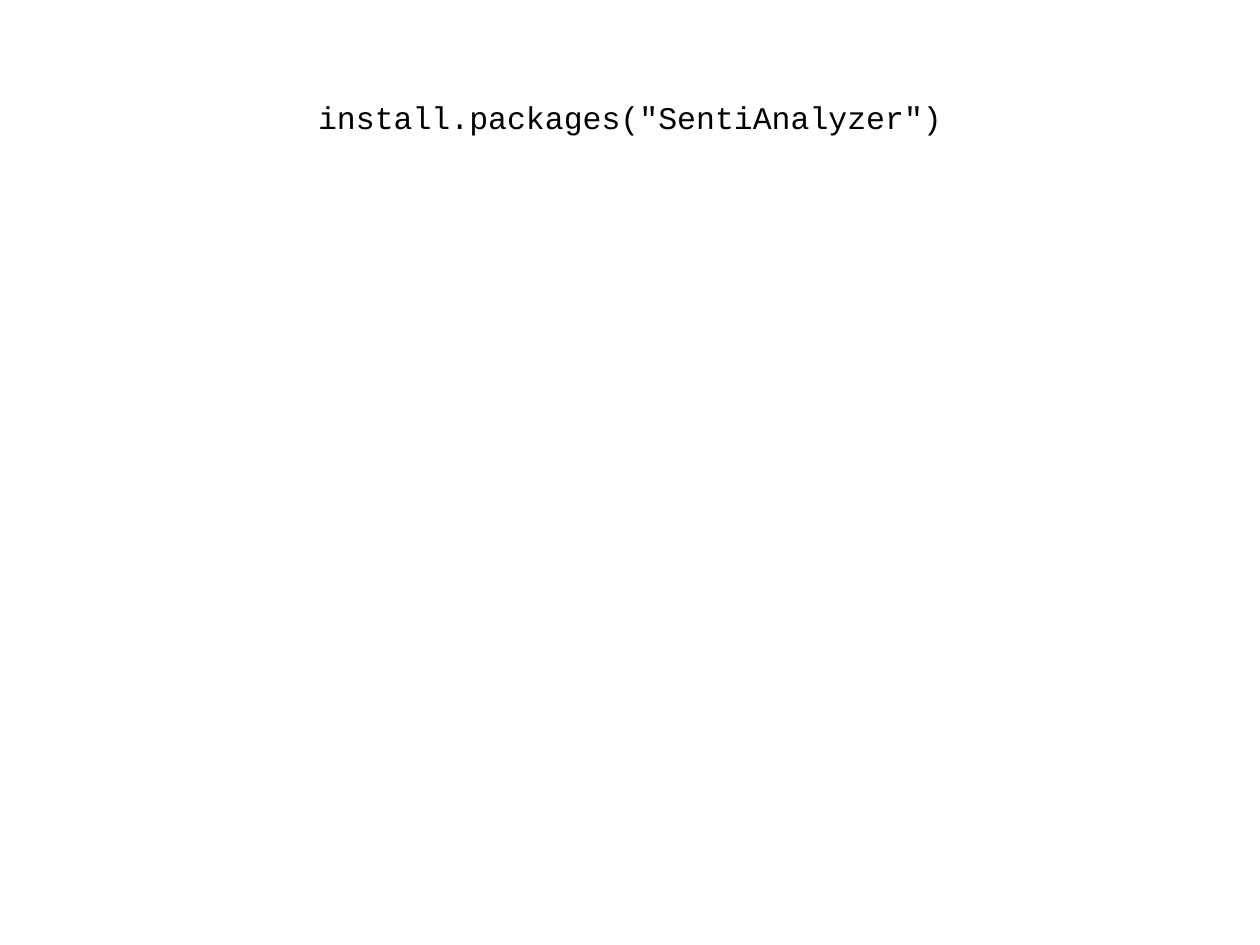
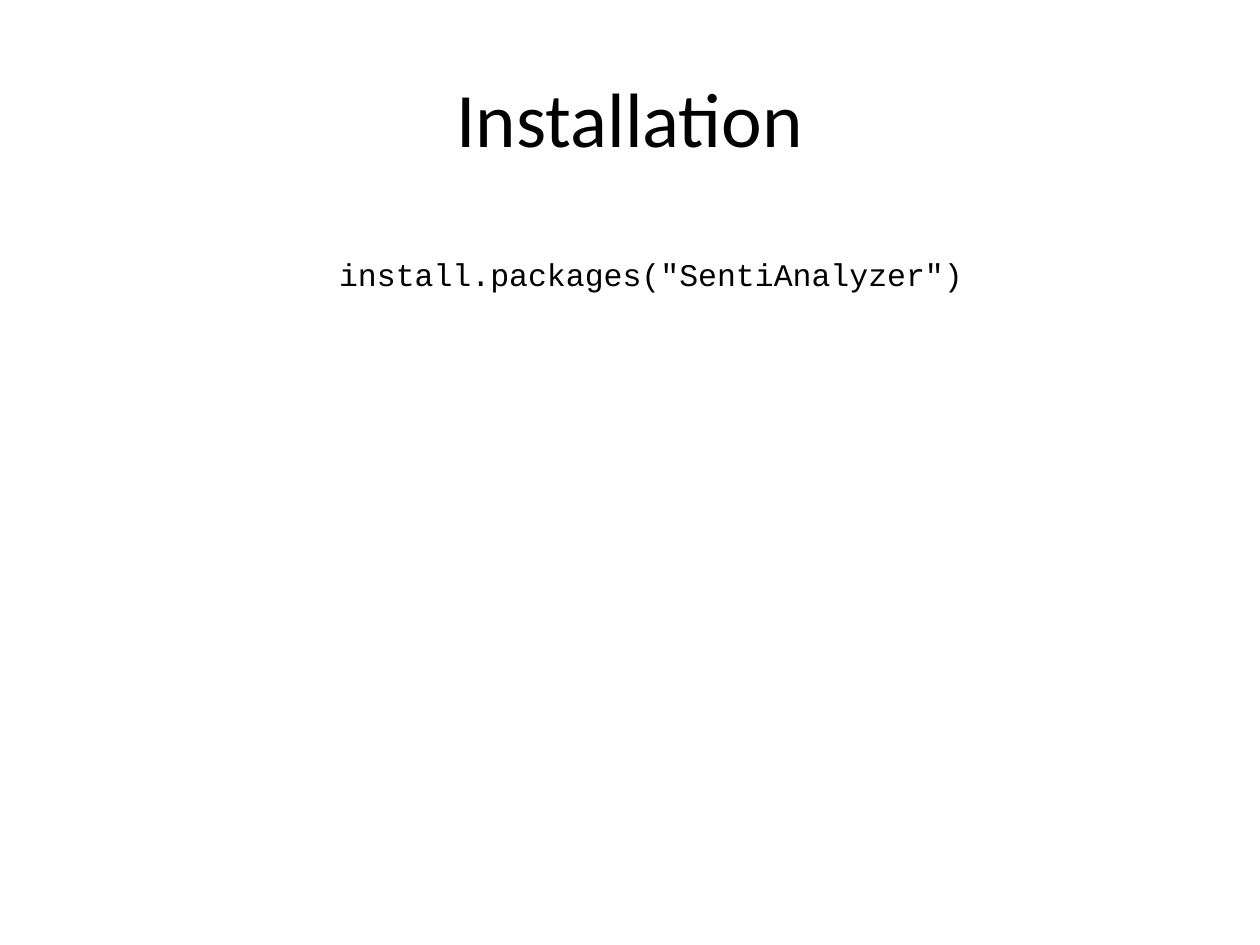
Before and after one commit to zahrakhoshmanesh/SentiAnalyzer, a slide deck: slide 3 of inst/extdata/presentation.pptx (slide 5 before the commit). Drawn at 1260x945 pixels with LibreOffice and Linux fonts; fonts in the diff are those of the drawing. Boxes give left, top, right and bottom in pixels: in the first picture for what was removed or moved away, otherwise in the second. Text is boxed around its words. In the diff, an @@ line names an element or a change of style, - is before the commit and + after.

```diff
--- a/inst/extdata/presentation.pptx
+++ b/inst/extdata/presentation.pptx
@@ title added at [457, 93, 803, 148], 44 pt, text #000000 @@
+Installation
@@ text "install.packages("SentiAnalyzer")": place and size @@
-text "install.packages("SentiAnalyzer")" at [318, 106, 942, 136]
+text "install.packages("SentiAnalyzer")" at [339, 264, 963, 293]
```
Also in this commit, not shown: 5 other slides changed, 2 slides added, 2 slides removed, 1 other file.
